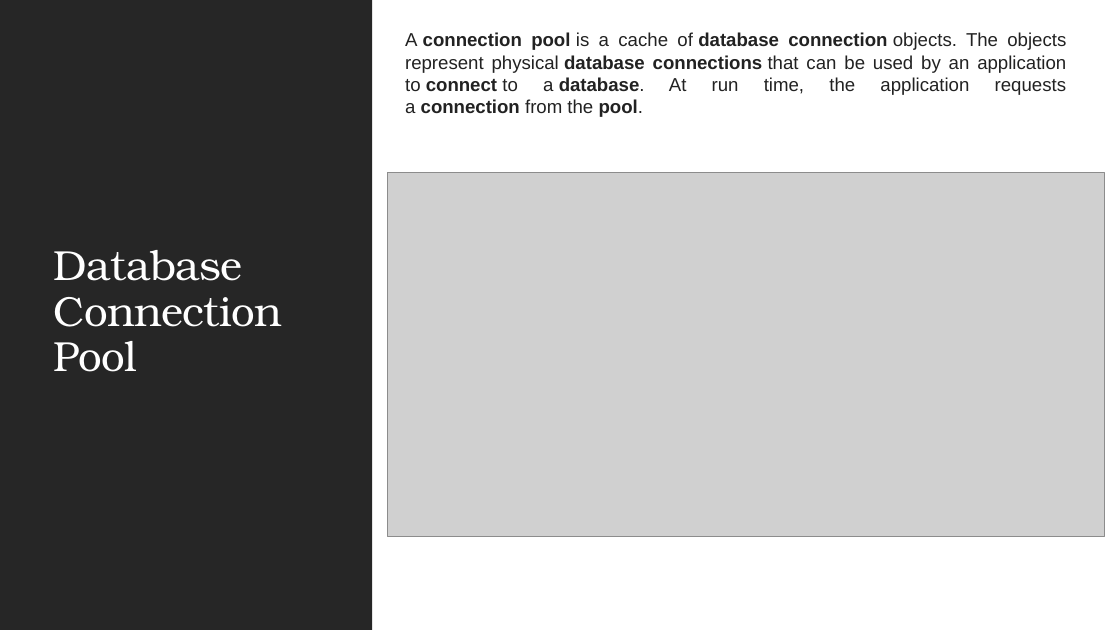
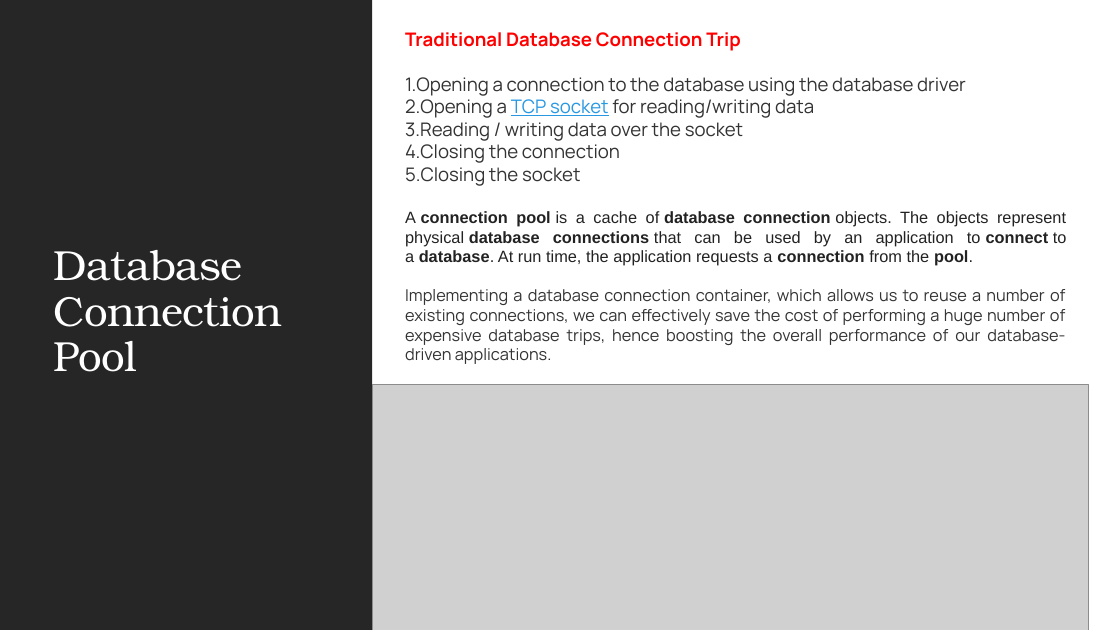
Before and after one commit to JSS-DEVCORE/JdbcExample, a slide deck: slide 18 of docs/JDBC Insights.pptx. Drawn at 1120x630 pixels with LibreOffice and Linux fonts; fonts in the diff are those of the drawing; grey boxes stand for pictures. Boxes give left, top, right and bottom in pixels: in the first picture for what was removed or moved away, otherwise in the second. Text is boxed around its words. In the diff, an @@ line names an element or a change of style, - is before the commit and + after.

Commit message:
Introduction of Hikari Pool

```diff
--- a/docs/JDBC Insights.pptx
+++ b/docs/JDBC Insights.pptx
@@ text at [405,32,966,186]: paragraphs added @@
+Traditional Database Connection Trip
+1. Opening a connection to the database using the database driver
+2. Opening a TCP socket for reading/writing data
+3. Reading / writing data over the socket
+4. Closing the connection
+5. Closing the socket
@@ text at [405,211,1067,266]: size 16 to 14 pt in "A connection pool is a cache of ..." @@
@@ text at [405,289,1065,364]: paragraph added @@
+Implementing a database connection container, which allows us to reuse a number of existing connections, we can effectively save the cost of performing a huge number of expensive database trips, hence boosting the overall performance of our database-driven applications.
@@ picture: place and size @@
-picture at [388,172,1105,536]
+picture at [372,384,1089,630]
```
Also in this commit, not shown: 4 other slides changed, 1 slide added, 40 other files.
